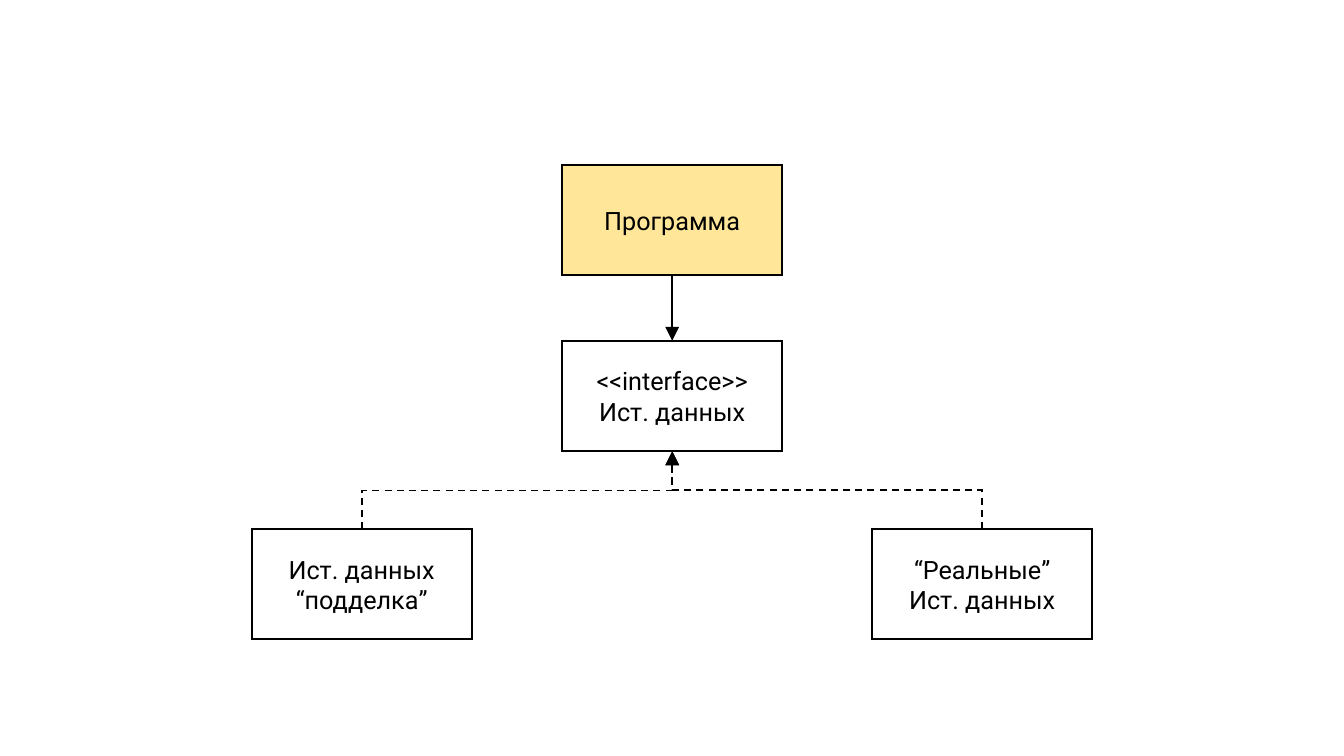
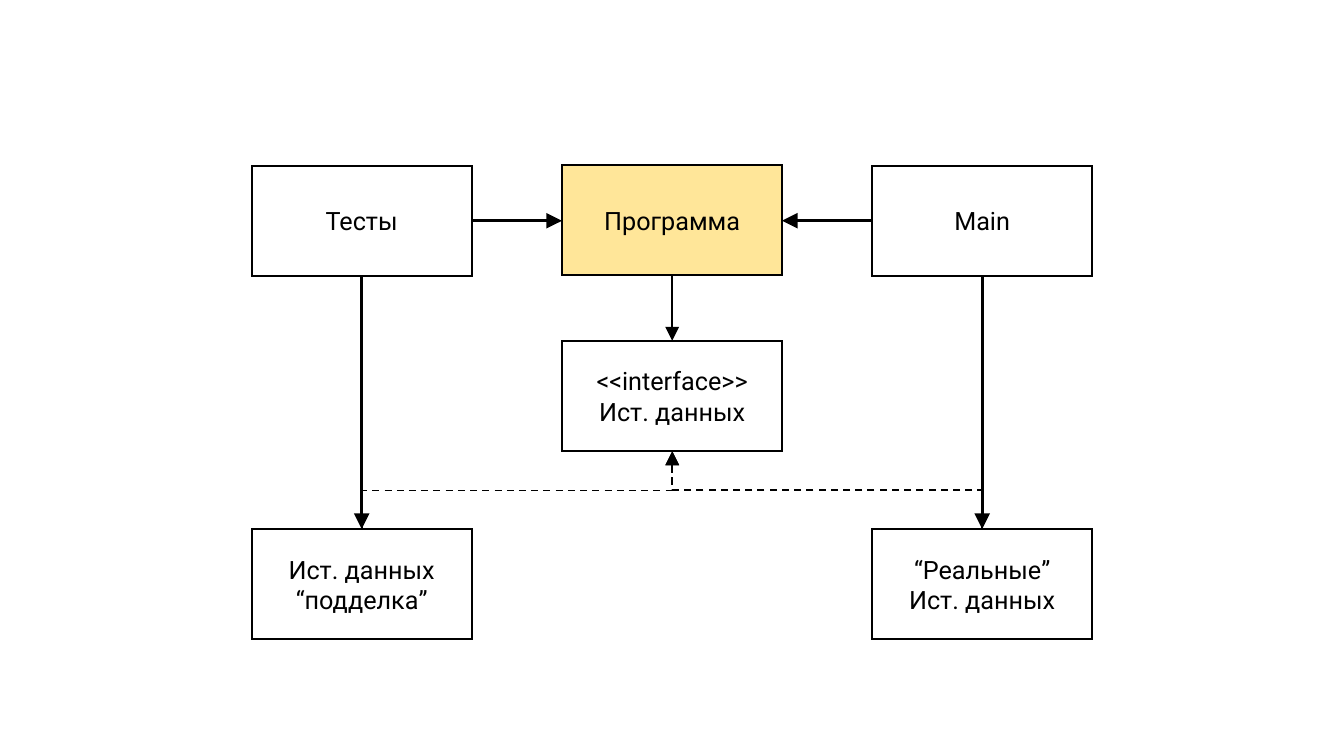
Before and after one commit to rkhaimov/brain-gym, a slide deck: slide 49 of Презентация.pptx. Drawn at 1344x756 pixels with LibreOffice and Linux fonts; fonts in the diff are those of the drawing; background and template pictures are left out. Boxes give left, top, right and bottom in pixels: in the first picture for what was removed or moved away, otherwise in the second. Text is boxed around its words. In the diff, an @@ line names an element or a change of style, - is before the commit and + after.

```diff
--- a/Презентация.pptx
+++ b/Презентация.pptx
@@ rectangle added at (252, 165, 472, 275), fill #FFFFFF, outline #000000 1.5 pt, 18 pt, text #000000 @@
+Тесты
@@ rectangle added at (872, 165, 1092, 275), fill #FFFFFF, outline #000000 1.5 pt, 18 pt, text #000000 @@
+Main
@@ elbow arrow added from (472, 221) to (563, 221), #000000 2.25 pt @@
@@ elbow arrow added from (872, 221) to (782, 221), #000000 2.25 pt @@
@@ elbow arrow added from (362, 276) to (362, 529), #000000 2.25 pt @@
@@ elbow arrow added from (982, 276) to (982, 529), #000000 2.25 pt @@
```
Also in this commit, not shown: 2 other slides changed.
